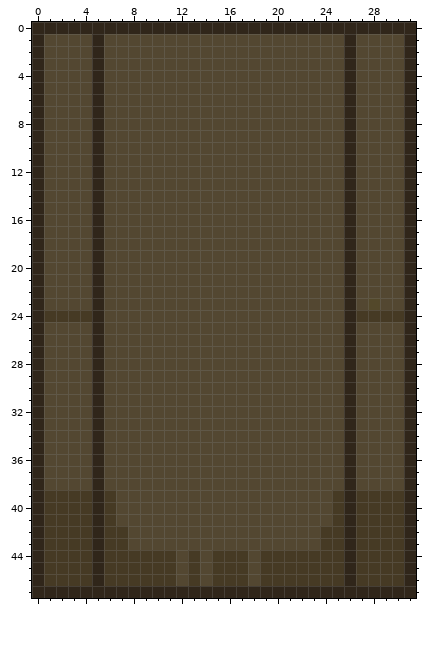
File history of a pixel-art sprite, Assets/Sprites/stone wall lock.png. The picture above was drawn from the file before the commit.
The file is 32x48 pixels. Colours within 5 levels of each other are drawn and written as one.
Now the later version:
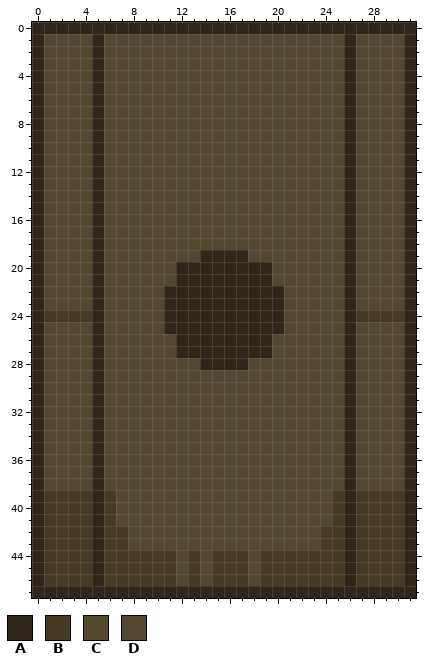
Palette (. is transparent): A #30261a  B #463a24  C #53482a  D #534731
The edit:
@@ x 9..22 @@
 18 DDDDDDDDDDDDDD
-19 DDDDDDDDDDDDDD
-20 DDDDDDDDDDDDDD
-21 DDDDDDDDDDDDDD
-22 DDDDDDDDDDDDDD
-23 DDDDDDDDDDDDDD
-24 DDDDDDDDDDDDDD
-25 DDDDDDDDDDDDDD
-26 DDDDDDDDDDDDDD
-27 DDDDDDDDDDDDDD
-28 DDDDDDDDDDDDDD
+19 DDDDDAAAADDDDD
+20 DDDAAAAAAAADDD
+21 DDDAAAAAAAADDD
+22 DDAAAAAAAAAADD
+23 DDAAAAAAAAAADD
+24 DDAAAAAAAAAADD
+25 DDAAAAAAAAAADD
+26 DDDAAAAAAAADDD
+27 DDDAAAAAAAADDD
+28 DDDDDAAAADDDDD
 29 DDDDDDDDDDDDDD
Where, in picture pixels (left, top, right, bottom), the same in both pictures:
changed: (164, 250, 284, 370)
